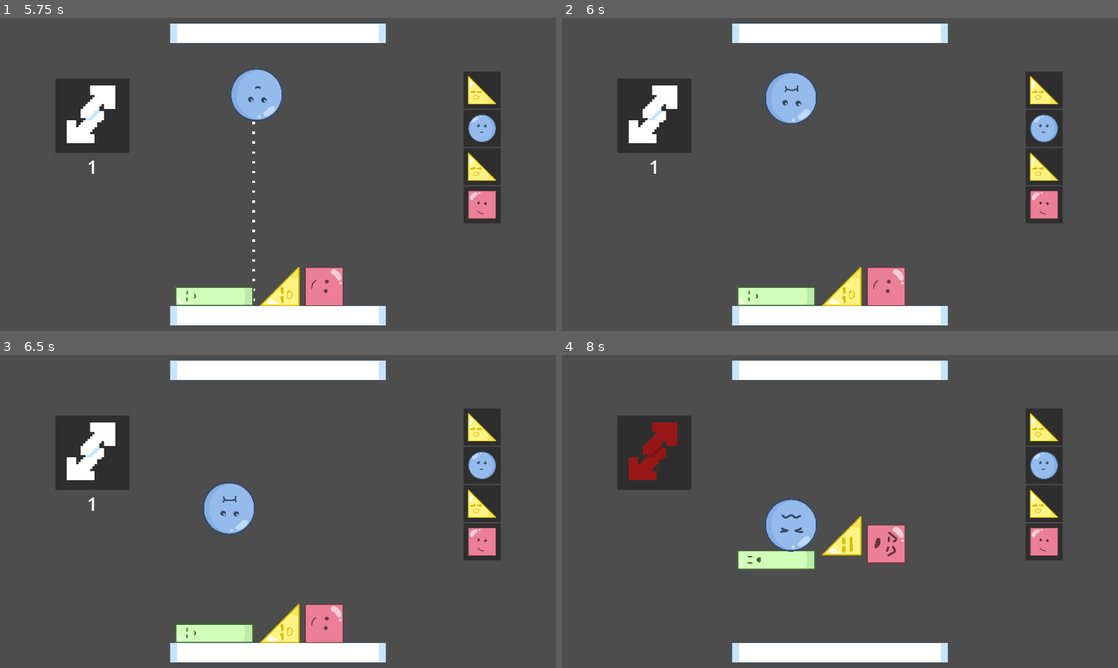
Above: before the commit, frames 1-4 (two rows, left to right).
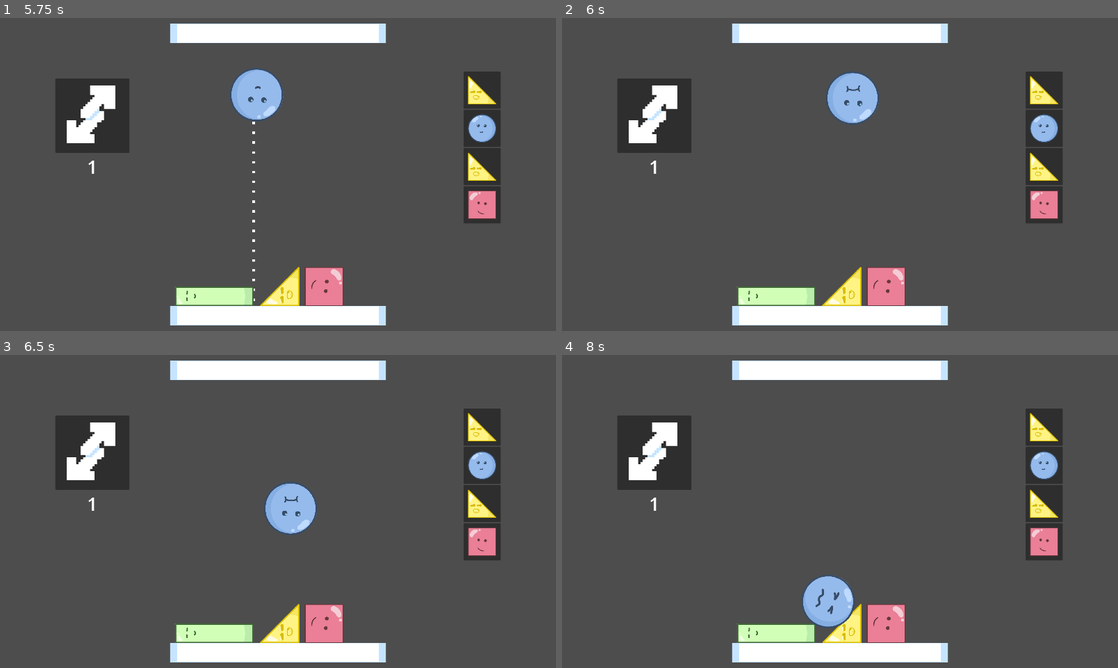
Above: after the commit, the same moments.

Repository: nullishew/game-jam-palindome
Game: Godot game, scene res://scenes/menu.tscn
Two runs of this game, one before a commit and one after it. Both use one fixed random seed, a clock stepped at 60 frames per second and the inputs below.
Inputs (mouse positions are in pixels of both pictures, inside the frame that each line leads up to):
- Up to frame 1 (5.75 s): click "Start" at 0.5 s; tap Enter (ui_accept) at 1.25, 1.52, 1.55, 1.82, 2.1, 2.27, 2.57, 3.05, 3.77, 4.07, 4.35, 4.52, 4.82, 5.27, 5.57 s; move the mouse to (400, 158) at 1.27 s; hold Right (ui_right) 1.28-2.03 s; tap Space (drop_piece, bound only after the commit) at 1.35, 2.3, 2.85, 3.6, 5.1 s; move the mouse to (166, 190) at 2.02 s; hold Left (ui_left) 2.03-2.78 s; move the mouse to (333, 105) at 2.77 s; hold Right (ui_right) 2.78-4.28 s; move the mouse to (250, 237) at 3.52 s; move the mouse to (444, 221) at 4.27 s; hold Left (ui_left) from 4.28 s (still down); move the mouse to (111, 127) at 5.02 s
- Up to frame 2 (6 s): keep holding Left (ui_left); move the mouse to (867, 174) at 5.77 s; tap Space (drop_piece, bound only after the commit) at 5.85 s
- Up to frame 3 (6.5 s): keep holding Left (ui_left); tap Enter (ui_accept) at 6.05 s
- Up to frame 4 (8 s): move the mouse to (756, 433) at 6.52 s; release Left (ui_left) at 6.53 s; hold Right (ui_right) from 6.53 s (still down); tap Enter (ui_accept) at 6.6, 6.77, 7.07, 7.52, 7.55, 7.82 s; tap Space (drop_piece, bound only after the commit) at 6.8, 7.35 s; move the mouse to (962, 495) at 7.27 s

Frame 1 is identical in both runs. In frame 2, 2.5% of the frame differs, in the area x 36-57%, y 17-34%; in frame 3, 2.6%; in frame 4, 7.8%, in the area x 12-62%, y 21-92%.

Commit message:
wasd / arrowkeys / mouse / space / enter all available for more accessible improved input scheme

Diff:
--- a/project.godot
+++ b/project.godot
@@ -32,9 +32,25 @@
 
 [input]
 
-test={
+move_piece_left={
 "deadzone": 0.2,
-"events": [Object(InputEventKey,"resource_local_to_scene":fa …(140 unchanged characters)… d":false,"keycode":0,"physical_keycode":82,"key_label":0,"unicode":114,"location":0,"echo":false,"script":null)
+"events": [Object(InputEventKey,"resource_local_to_scene":fa …(140 unchanged characters)… d":false,"keycode":0,"physical_keycode":4194319,"key_label":0,"unicode":0,"location":0,"echo":false,"script":null)
+, Object(InputEventKey,"resource_local_to_scene":false,"resource_name":"","device":-1,"window_id":0,"alt_pressed":false,"shift_pressed":false,"ctrl_pressed":false,"meta_pressed":false,"pressed":false,"keycode":0,"physical_keycode":65,"key_label":0,"unicode":97,"location":0,"echo":false,"script":null)
+, Object(InputEventMouseButton,"resource_local_to_scene":false,"resource_name":"","device":-1,"window_id":0,"alt_pressed":false,"shift_pressed":false,"ctrl_pressed":false,"meta_pressed":false,"button_mask":8,"position":Vector2(777, 54),"global_position":Vector2(796, 150),"factor":1.0,"button_index":4,"canceled":false,"pressed":true,"double_click":false,"script":null)
+]
+}
+move_piece_right={
+"deadzone": 0.2,
+"events": [Object(InputEventKey,"resource_local_to_scene":false,"resource_name":"","device":-1,"window_id":0,"alt_pressed":false,"shift_pressed":false,"ctrl_pressed":false,"meta_pressed":false,"pressed":false,"keycode":0,"physical_keycode":4194321,"key_label":0,"unicode":0,"location":0,"echo":false,"script":null)
+, Object(InputEventKey,"resource_local_to_scene":false,"resource_name":"","device":-1,"window_id":0,"alt_pressed":false,"shift_pressed":false,"ctrl_pressed":false,"meta_pressed":false,"pressed":false,"keycode":0,"physical_keycode":68,"key_label":0,"unicode":100,"location":0,"echo":false,"script":null)
+, Object(InputEventMouseButton,"resource_local_to_scene":false,"resource_name":"","device":-1,"window_id":0,"alt_pressed":false,"shift_pressed":false,"ctrl_pressed":false,"meta_pressed":false,"button_mask":16,"position":Vector2(602, 29),"global_position":Vector2(621, 125),"factor":1.0,"button_index":5,"canceled":false,"pressed":true,"double_click":false,"script":null)
+]
+}
+drop_piece={
+"deadzone": 0.2,
+"events": [Object(InputEventKey,"resource_local_to_scene":false,"resource_name":"","device":-1,"window_id":0,"alt_pressed":false,"shift_pressed":false,"ctrl_pressed":false,"meta_pressed":false,"pressed":false,"keycode":0,"physical_keycode":32,"key_label":0,"unicode":32,"location":0,"echo":false,"script":null)
+, Object(InputEventKey,"resource_local_to_scene":false,"resource_name":"","device":-1,"window_id":0,"alt_pressed":false,"shift_pressed":false,"ctrl_pressed":false,"meta_pressed":false,"pressed":false,"keycode":0,"physical_keycode":4194309,"key_label":0,"unicode":0,"location":0,"echo":false,"script":null)
+, Object(InputEventMouseButton,"resource_local_to_scene":false,"resource_name":"","device":-1,"window_id":0,"alt_pressed":false,"shift_pressed":false,"ctrl_pressed":false,"meta_pressed":false,"button_mask":1,"position":Vector2(640, 45),"global_position":Vector2(659, 141),"factor":1.0,"button_index":1,"canceled":false,"pressed":true,"double_click":false,"script":null)
 ]
 }
 
--- a/scripts/game.gd
+++ b/scripts/game.gd
@@ -33,6 +33,8 @@
 var _state: GameState
 var _turn_count: int = 0
 
+
+var _mouse_moved: bool = false
 
 enum GameState {
 	HOLD,
@@ -57,6 +59,9 @@
 	_bottom_platform_target_pos_y = bottom_platform.global_position.y
 	_set_state(GameState.HOLD)
 
+func _input(event):
+	if event is InputEventMouseMotion:
+		_mouse_moved = true
 
 func _set_state(state: GameState):
 	if state != null:
@@ -125,9 +130,12 @@
 	match _state:
 		GameState.HOLD:
 			if _held_piece:
-				_held_piece.position.x += Input.get_axis("ui_left", "ui_right") * 5
-				_held_piece.position.x = clamp(_held_piece.position.x, -500, 500)
-				if Input.is_action_just_pressed("ui_accept"):
+				if _mouse_moved:
+					_held_piece.position.x = get_global_mouse_position().x
+				else:
+					_held_piece.position.x += Input.get_axis("move_piece_left", "move_piece_right") * 5
+				_held_piece.position.x = clamp(_held_piece.position.x, -200, 200)
+				if Input.is_action_just_pressed("drop_piece"):
 					release(_held_piece)
 					_set_state(GameState.PLACE)
 		GameState.PLACE:
@@ -141,6 +149,8 @@
 			_place_timer -= delta
 			if _place_timer <= 0 && are_pieces_settled(delta):
 				_set_state(GameState.HOLD)
+
+	_mouse_moved = false
 
 func spawn_piece():
 	while _piece_sequence.size() < _curr_piece_index + 5:
